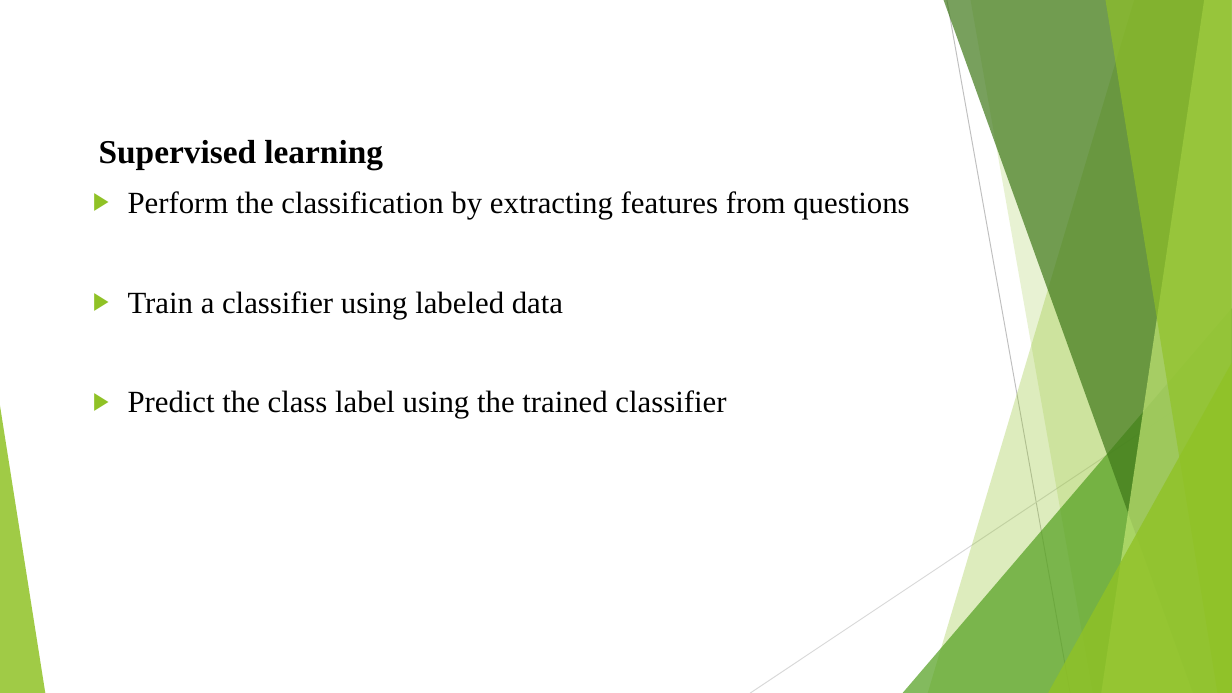
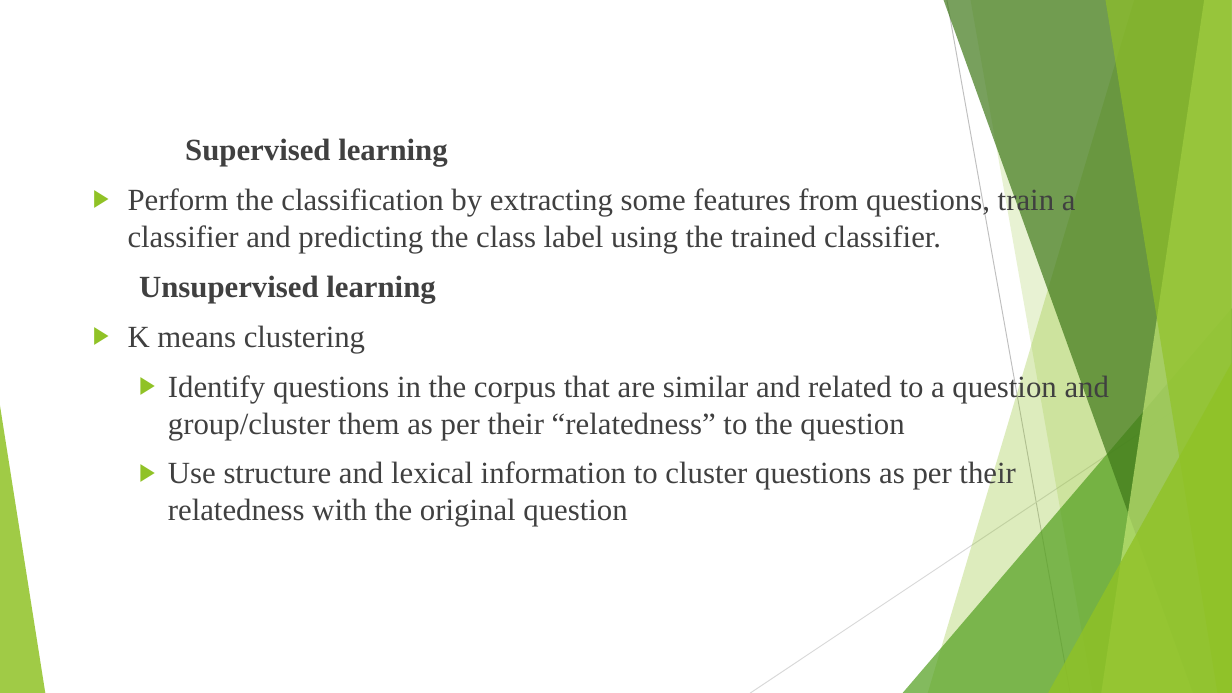
Before and after one commit to aishwaryasoni1991/Question_Type_Classification, a slide deck: slide 6 of Project Deck.pptx (slide 11 before the commit). Drawn at 1232x693 pixels with LibreOffice and Linux fonts; fonts in the diff are those of the drawing. Boxes give left, top, right and bottom in pixels: in the first picture for what was removed or moved away, otherwise in the second. Text is boxed around its words. In the diff, an @@ line names an element or a change of style, - is before the commit and + after.

```diff
--- a/Project Deck.pptx
+++ b/Project Deck.pptx
@@ text at [185, 138, 447, 166]: size 26 to 24 pt, text colour #000000 to #404040 in "Supervised learning"; list level 1 to 2 in "Supervised learning" @@
@@ text at [128, 186, 1109, 526]: text changed; text colour #000000 to #404040 @@
-▶ Perform the classification by extracting features from questions
-▶ Train a classifier using labeled data
-▶ Predict the class label using the trained classifier
+▶ Perform the classification by extracting some features from questions, train a classifier and predicting the class label using the trained classifier.
+Unsupervised learning
+▶ K means clustering
+  ▶ Identify questions in the corpus that are similar and related to a question and group/cluster them as per their “relatedness” to the question
+  ▶ Use structure and lexical information to cluster questions as per their relatedness with the original question
```
Also in this commit, not shown: 30 other slides changed, 9 slides added, 12 slides removed, 9 other files.
